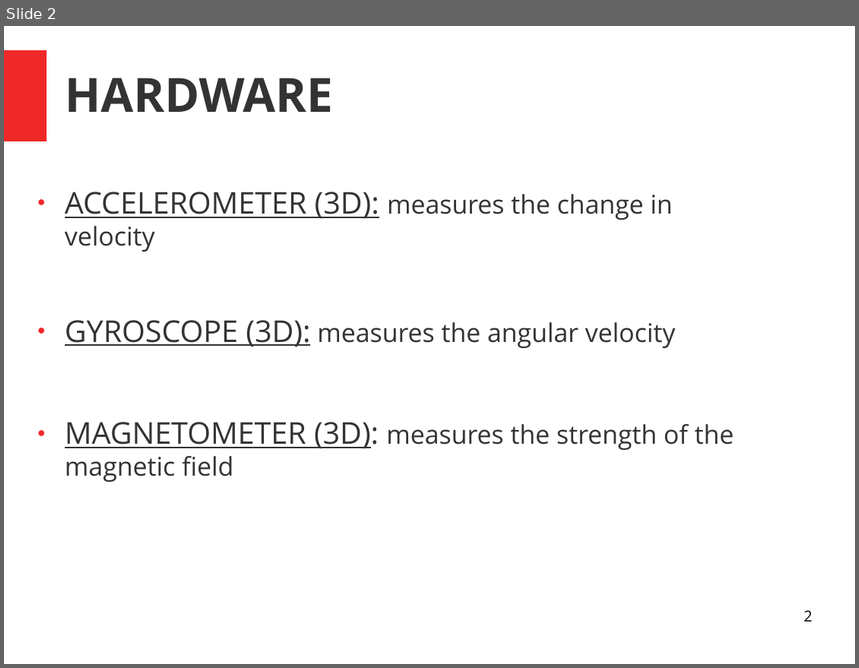
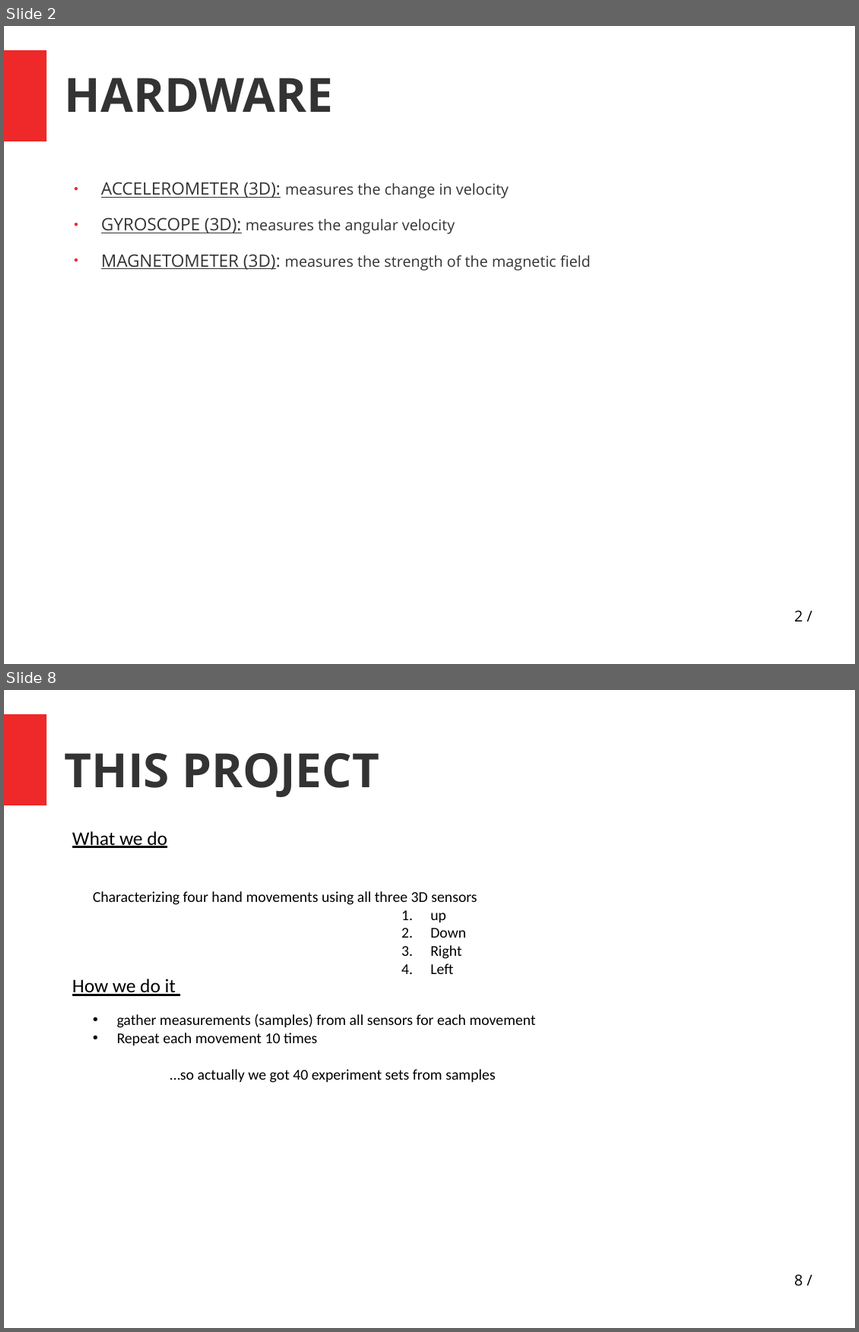
Before and after one commit to athava/ptixiaki, a slide deck: Untitled 1.odp. Shown one above the other, each under a label of ours: slide 2 before the commit, slides 2 and 8 after it; the slides between them are not shown. The pictures are 859x668 and 859x1332 pixels, drawn with LibreOffice and Linux fonts; fonts in the diff are those of the drawing. Boxes give left, top, right and bottom in pixels: in the first picture for what was removed or moved away, otherwise in the second. Text is boxed around its words. In the diff, an @@ line names an element or a change of style, - is before the commit and + after.

```diff
--- a/Untitled 1.odp
+++ b/Untitled 1.odp
@@ slide 8 added at bbox=[4, 690, 855, 1328], background #FFFFFF; not listed: 1 template element that a slide beside it also shows @@
@@ text added at bbox=[65, 753, 379, 797], 44 pt, text #333333, bold @@
+THIS PROJECT
@@ text added at bbox=[72, 831, 167, 848], 18 pt, text #000000, underline @@
+What we do
@@ text added at bbox=[93, 891, 477, 974], 14 pt, text #000000 @@
+Characterizing four hand movements using all three 3D sensors
+                1. up
+                2. Down
+                3. Right
+                4. Left
@@ text added at bbox=[72, 979, 176, 996], 18 pt, text #000000, underline @@
+How we do it
@@ text added at bbox=[117, 1014, 536, 1083], 14 pt, text #000000 @@
+• gather measurements (samples) from all sensors for each movement
+• Repeat each movement 10 times
+…so actually we got 40 experiment sets from samples
@@ page number added at bbox=[794, 1274, 803, 1287], 14 pt, text #000000 @@
+8 /
@@ slide 2 changed as well @@
@@ text "ACCELEROMETER (3D): measures the change ...": place and size @@
-text "ACCELEROMETER (3D): measures the change ..." at bbox=[65, 192, 734, 482]
+text "ACCELEROMETER (3D): measures the change ..." at bbox=[101, 182, 591, 271]
@@ text "ACCELEROMETER (3D): measures the change ..." at bbox=[101, 182, 591, 271]: size 28 to 16 pt in "ACCELEROMETER (3D):", "GYROSCOPE (3D):", "MAGNETOMETER (3D):"; size 24 to 14 pt in "measures the change in velocity", "measures the angular velocity", "measures the strength of the magnetic field"; indent changed @@
@@ page number at bbox=[794, 610, 803, 622]: text changed @@
-2
+2 /
```
Also in this commit, not shown: 5 other slides changed, 3 other slides added, 3 other files.
